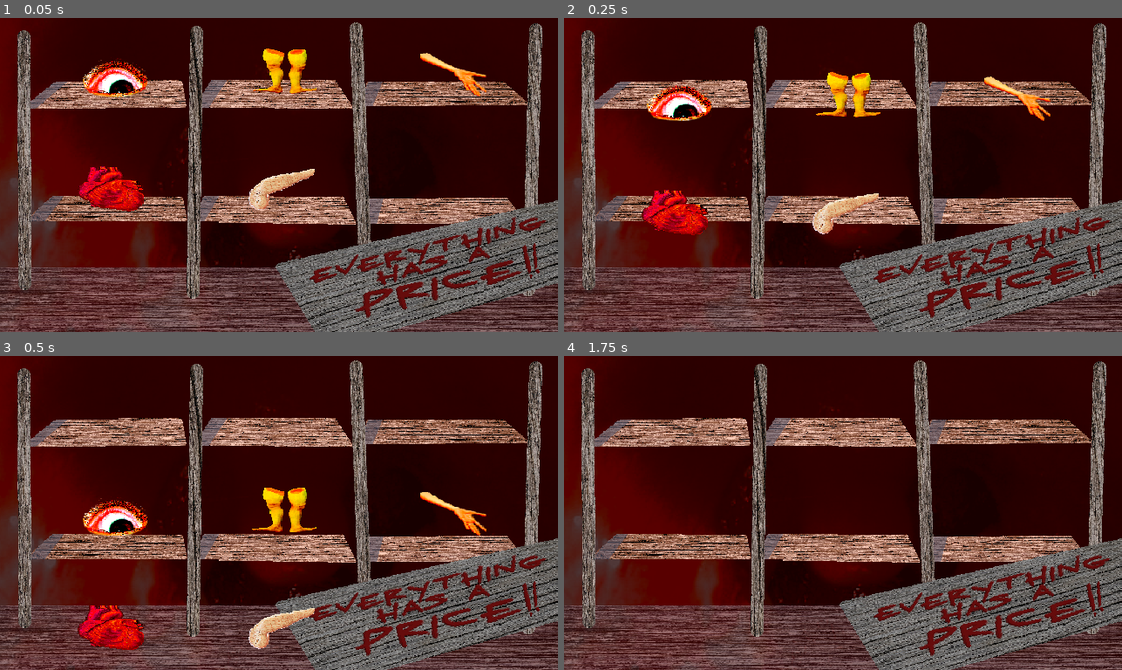
Above: before the commit, frames 1-4 (two rows, left to right).
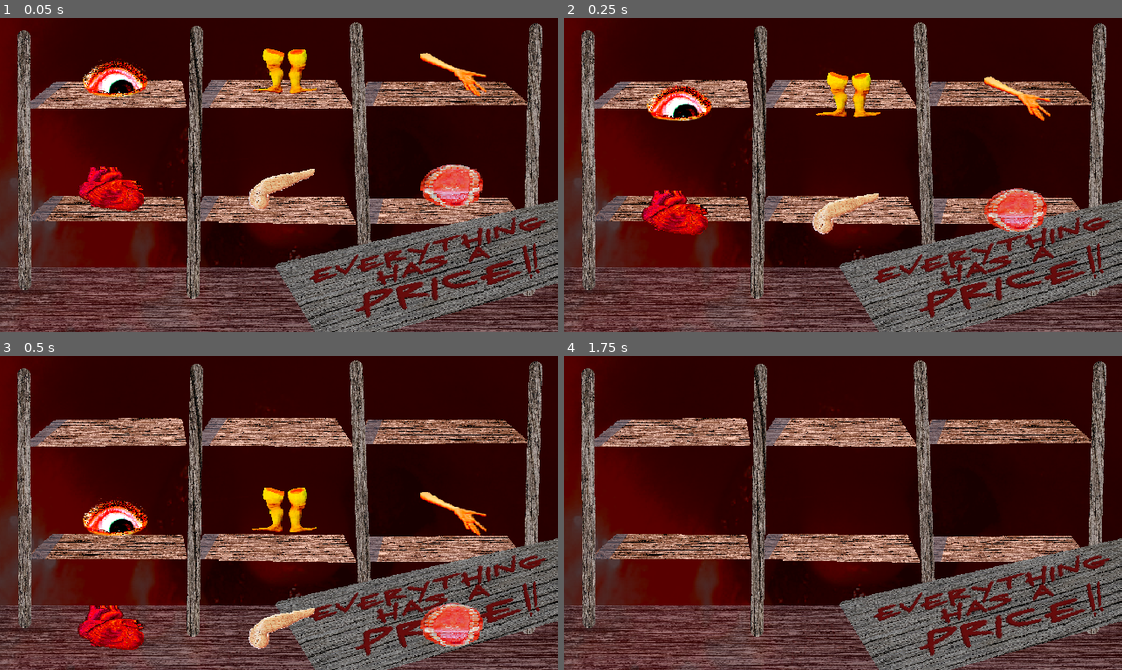
Above: after the commit, the same moments.

Repository: Fullbust505/GameJam2026
Game: Godot game, scene res://scenes/shop.tscn
The game is run twice, just before and just after one commit, with the same random seed, the same clock (stepped at 60 frames per second) and the same inputs. This scene is started directly instead of the project's main scene.
Inputs:
- Up to frame 1 (0.05 s): no input
- Up to frame 2 (0.25 s): no input
- Up to frame 3 (0.5 s): no input
- Up to frame 4 (1.75 s): tap Enter at 1.25 s

The runs differ from the first frame. In frame 1, 1.2% of the frame differs, in the area x 75-87%, y 46-61%; in frame 2, 1.2%; in frame 3, 1.2%, in the area x 75-87%, y 78-93%; in frame 4, nothing differs.

Commit message:
Added sprites and Tutoriel Modulable scene

Diff:
--- a/monsieur-monstre-jeux/scenes/shop.tscn
+++ b/monsieur-monstre-jeux/scenes/shop.tscn
@@ -6,6 +6,7 @@
 [ext_resource type="Texture2D" uid="uid://cjsh53wy3xjna" path="res://assets/sprites/arm.png" id="4_y6sft"]
 [ext_resource type="Texture2D" uid="uid://1b28wb7byurs" path="res://assets/sprites/heart.png" id="5_m4ofw"]
 [ext_resource type="Texture2D" uid="uid://d26n00kr7q32" path="res://assets/sprites/pancreas.png" id="6_heatd"]
+[ext_resource type="Texture2D" uid="uid://c03no7vg6mwlo" path="res://assets/sprites/teeth.png" id="7_ajxib"]
 
 [sub_resource type="CircleShape2D" id="CircleShape2D_1v8qu"]
 radius = 30.016663
@@ -158,3 +159,19 @@
 
 [node name="AnimationPlayer" type="AnimationPlayer" parent="Pancreas" unique_id=1257429193]
 libraries/ = SubResource("AnimationLibrary_7mqwv")
+
+[node name="teeth" type="RigidBody2D" parent="." unique_id=999258288]
+position = Vector2(518, 192)
+
+[node name="Sprite2D" type="Sprite2D" parent="teeth" unique_id=1612496005]
+position = Vector2(0, -0.09983158)
+scale = Vector2(1.1920793, 0.8079208)
+texture = ExtResource("7_ajxib")
+
+[node name="CollisionShape2D" type="CollisionShape2D" parent="teeth" unique_id=667918274]
+visible = false
+position = Vector2(0, -7)
+shape = SubResource("CircleShape2D_1v8qu")
+
+[node name="AnimationPlayer" type="AnimationPlayer" parent="teeth" unique_id=955448946]
+libraries/ = SubResource("AnimationLibrary_7mqwv")
--- /dev/null
+++ b/monsieur-monstre-jeux/scenes/tutoriel_modulable.tscn
@@ -0,0 +1,37 @@
+[gd_scene format=3 uid="uid://dl5lppc7d6kyl"]
+
+[ext_resource type="Texture2D" uid="uid://bwgqpuucsifff" path="res://assets/sprites/howto.png" id="1_4p2ec"]
+[ext_resource type="Texture2D" uid="uid://digwq15ak0dvh" path="res://assets/sprites/shop.png" id="1_asid7"]
+[ext_resource type="FontFile" uid="uid://clbgw243v1vm3" path="res://assets/krazy-nights.regular.ttf" id="3_rpex4"]
+
+[node name="TutorielModulable" type="Node2D" unique_id=156398243]
+
+[node name="ImgLeft" type="Sprite2D" parent="." unique_id=570098379]
+position = Vector2(23, 48)
+scale = Vector2(0.44, 0.49)
+texture = ExtResource("1_asid7")
+centered = false
+
+[node name="ImgRight" type="Sprite2D" parent="." unique_id=2110218046]
+position = Vector2(336, 48)
+scale = Vector2(0.44, 0.49)
+texture = ExtResource("1_asid7")
+centered = false
+
+[node name="Sprite2D" type="Sprite2D" parent="." unique_id=866906761]
+position = Vector2(320, 180)
+texture = ExtResource("1_4p2ec")
+
+[node name="Label" type="Label" parent="." unique_id=59857205]
+offset_left = 19.0
+offset_top = 244.0
+offset_right = 623.0
+offset_bottom = 334.0
+theme_override_colors/font_color = Color(1, 0.19607843, 0.21568628, 1)
+theme_override_colors/font_outline_color = Color(0.39607844, 0, 0, 1)
+theme_override_constants/line_spacing = 0
+theme_override_constants/outline_size = 3
+theme_override_fonts/font = ExtResource("3_rpex4")
+theme_override_font_sizes/font_size = 18
+text = "Exampletext Exampletext Exampletext Exampletext Exampletext Exampletext Exampletext Exampletext Exampletext Exampletext Exampletext Exampletext Exampletext Exampletext Exampletext Exampletext Exampletext Exampletext Exampletext Exampletext"
+autowrap_mode = 3
Not shown, changed: monsieur-monstre-jeux/assets/credits.txt
Binary file added: monsieur-monstre-jeux/assets/krazy-nights.regular.ttf
Not shown, added: monsieur-monstre-jeux/assets/krazy-nights.regular.ttf.import
Binary file added: monsieur-monstre-jeux/assets/sprites/arm_with_spoon.aseprite
Binary file added: monsieur-monstre-jeux/assets/sprites/arm_with_spoon.png
Not shown, added: monsieur-monstre-jeux/assets/sprites/arm_with_spoon.png.import
Binary file added: monsieur-monstre-jeux/assets/sprites/cut.aseprite
Binary file added: monsieur-monstre-jeux/assets/sprites/cut.png
Not shown, added: monsieur-monstre-jeux/assets/sprites/cut.png.import
Binary file added: monsieur-monstre-jeux/assets/sprites/howto.aseprite
Binary file added: monsieur-monstre-jeux/assets/sprites/howto.png
Not shown, added: monsieur-monstre-jeux/assets/sprites/howto.png.import
(and 8 more such lines)
